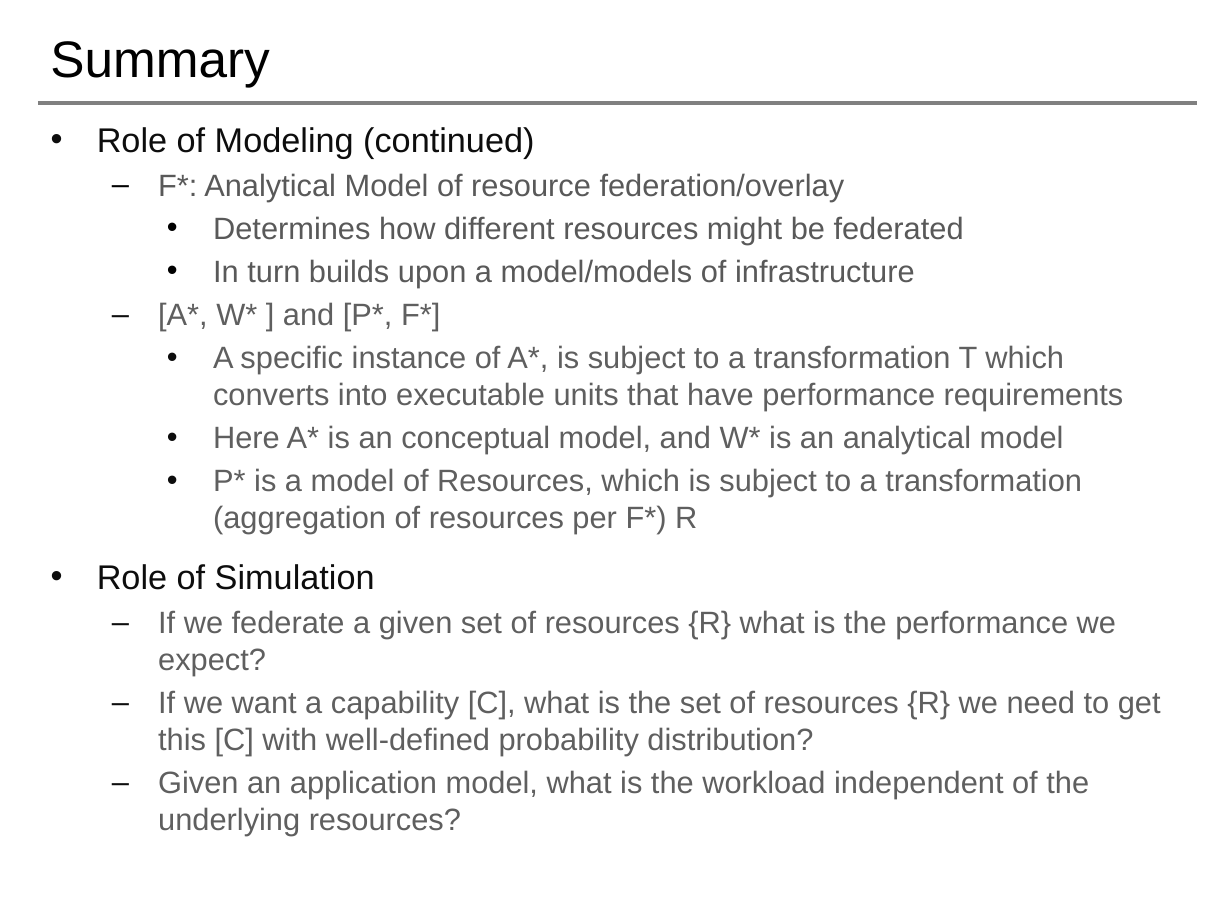
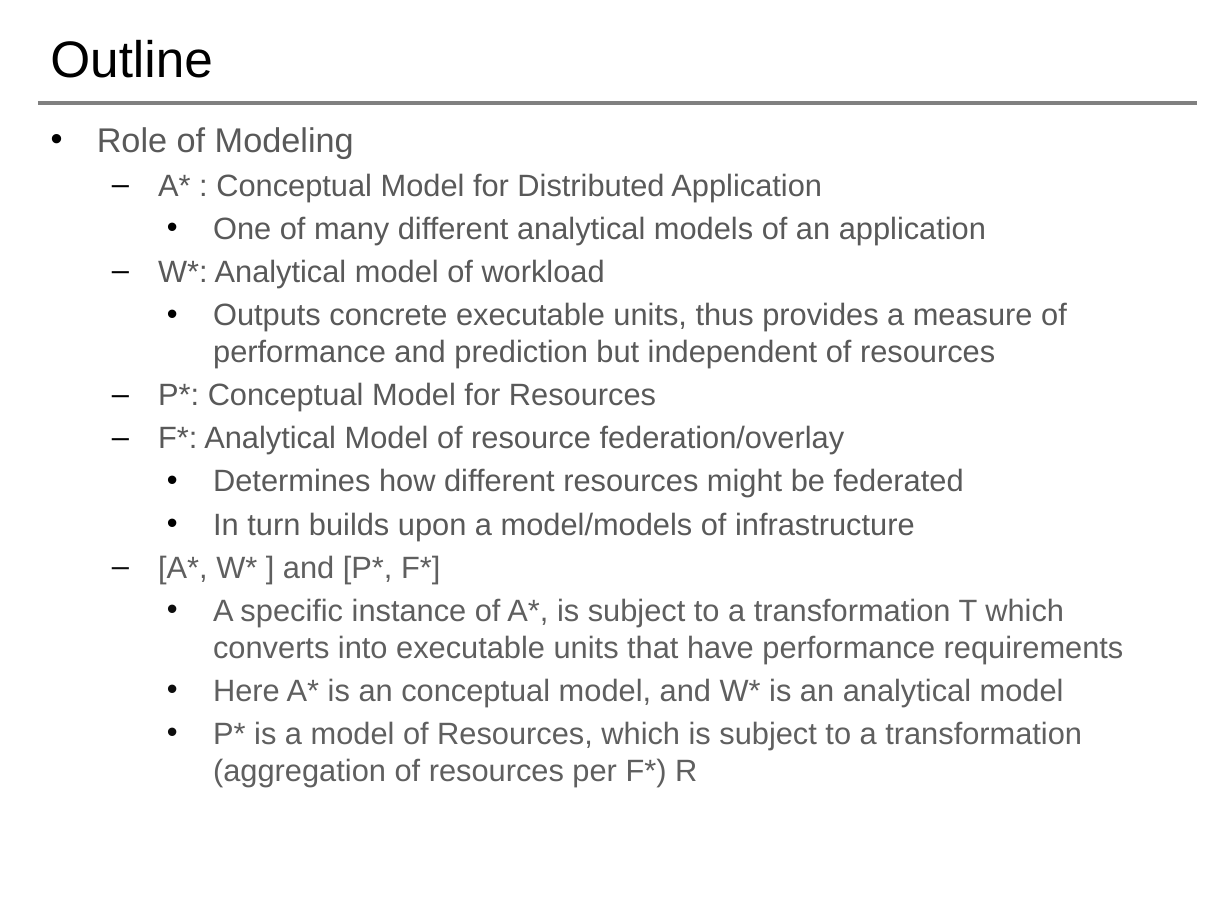
Before and after one commit to saga-project/NGMW, a slide deck: slide 3 of presentations/radical-modsim.pptx. Drawn at 1232x924 pixels with LibreOffice and Linux fonts; fonts in the diff are those of the drawing; background and template pictures are left out. Boxes give left, top, right and bottom in pixels: in the first picture for what was removed or moved away, otherwise in the second. Text is boxed around its words. In the diff, an @@ line names an element or a change of style, - is before the commit and + after.

Commit message:
work in progress

```diff
--- a/presentations/radical-modsim.pptx
+++ b/presentations/radical-modsim.pptx
@@ title at (50, 39, 212, 78): text changed @@
-Summary
+Outline
@@ text at (97, 127, 1067, 411): text changed; size 20 to 18 pt; text colour #0D0D0D to #595959 @@
-• Role of Modeling (continued)
+• Role of Modeling
+  – A* : Conceptual Model for Distributed Application
+    • One of many different analytical models of an application
+  – W*: Analytical model of workload
+    • Outputs concrete executable units, thus provides a measure of performance and prediction but independent of resources
+  – P*: Conceptual Model for Resources
@@ text at (97, 564, 1161, 836): paragraphs removed @@
-• Role of Simulation
-  – If we federate a given set of resources {R} what is the performance we expect?
-  – If we want a capability [C], what is the set of resources {R} we need to get this [C] with well-defined probability distribution?
-  – Given an application model, what is the workload independent of the underlying resources?
```
Also in this commit, not shown: 1 other slide changed, 10 slides added.
